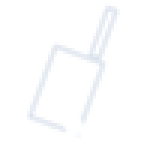
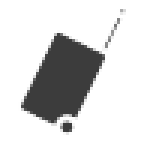
Two versions of the same layered image (144 x 144). Layer-by-layer changes:
added layer "outline" above "detail" over <box>21,6,126,138</box>
added layer "detail" above "carry on" over <box>21,9,126,135</box>
hid "carry on", painted on it over <box>21,3,126,138</box>
